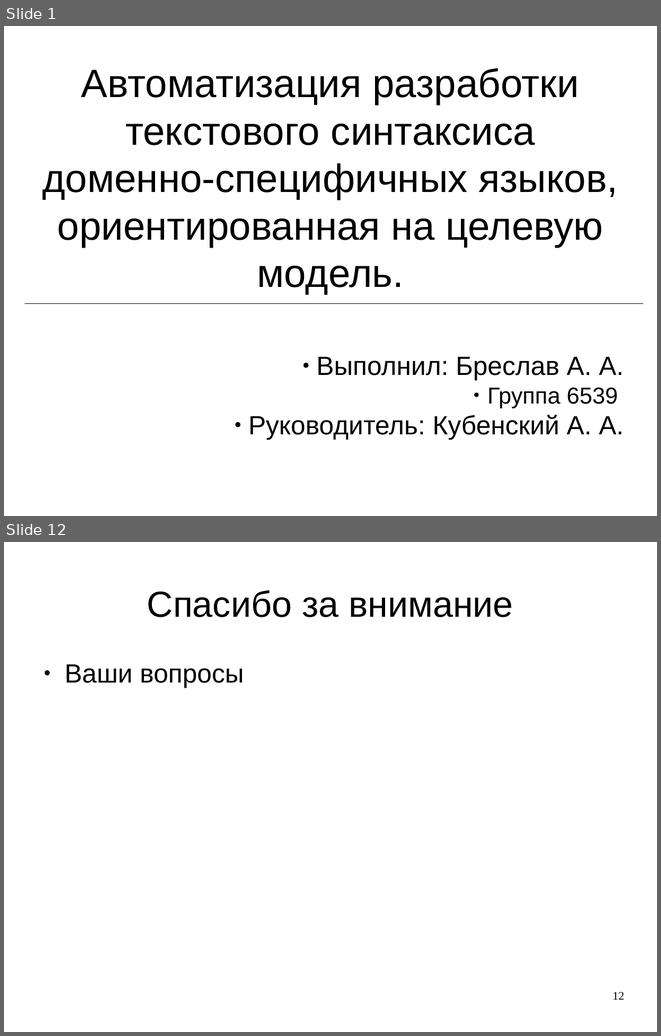
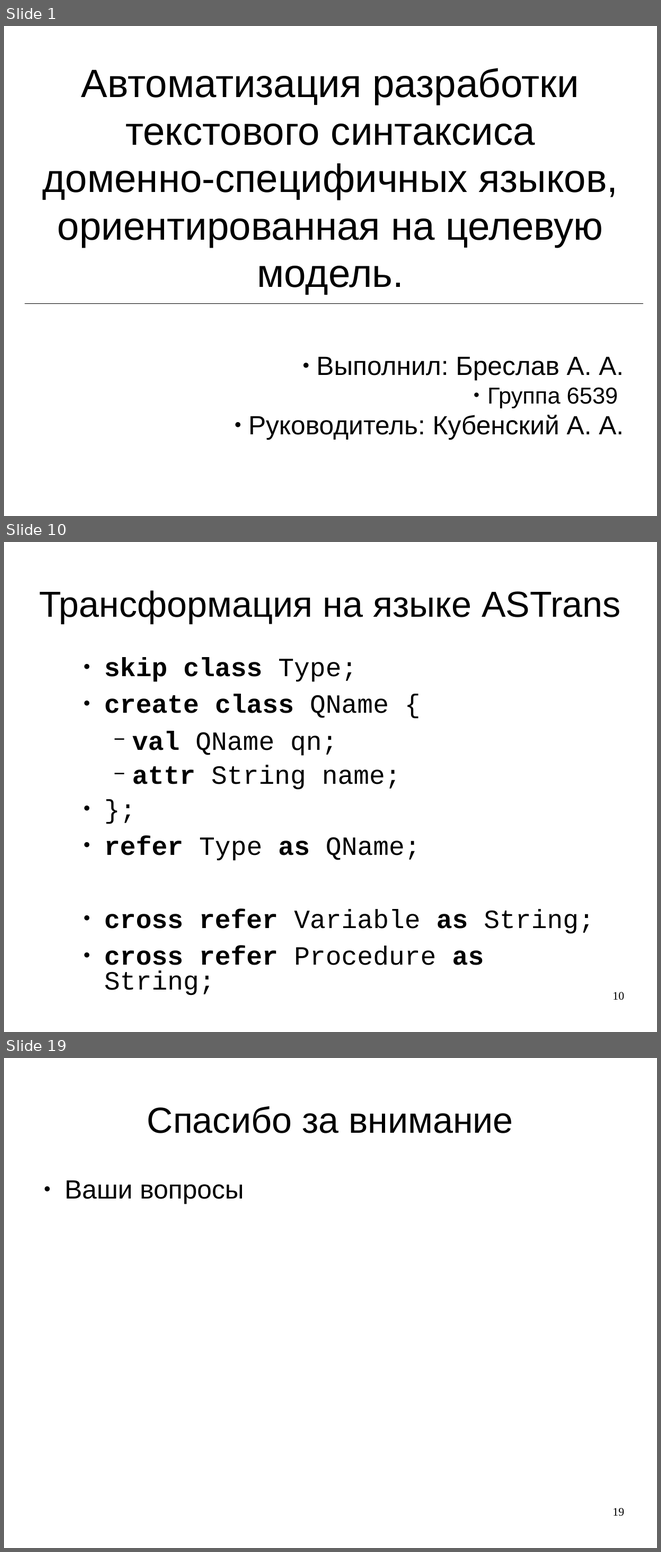
Before and after one commit to abreslav-from-google-code/abreslav, a slide deck: astrans/thesis.rus/Презентация.odp. Shown one above the other, each under a label of ours: slides 1 and 12 before the commit, slides 1, 10 and 19 after it; the slides between them are not shown. The pictures are 661x1036 and 661x1552 pixels, drawn with LibreOffice and Linux fonts; fonts in the diff are those of the drawing. Boxes give left, top, right and bottom in pixels: in the first picture for what was removed or moved away, otherwise in the second. Text is boxed around its words. In the diff, an @@ line names an element or a change of style, - is before the commit and + after.

```diff
--- a/astrans/thesis.rus/Презентация.odp
+++ b/astrans/thesis.rus/Презентация.odp
@@ slide 10 added at (4, 542, 657, 1032), background #FFFFFF @@
@@ title added at (39, 590, 621, 623), 44 pt, text #000000 @@
+Трансформация на языке ASTrans
@@ text added at (104, 658, 594, 995), 32 pt, text #000000 @@
+● skip class Type;
+● create class QName {
+  − val QName qn;
+  − attr String name;
+● };
+● refer Type as QName;
+● cross refer Variable as String;
+● cross refer Procedure as String;
@@ page number added at (612, 991, 624, 1000), 14 pt, text #000000 @@
+10
@@ what was slide 12 is now slide 19 @@
@@ page number at (612, 1507, 624, 1516): text changed @@
-12
+19
```
Also in this commit, not shown: 7 slides changed, 9 other slides added, 3 slides removed.
